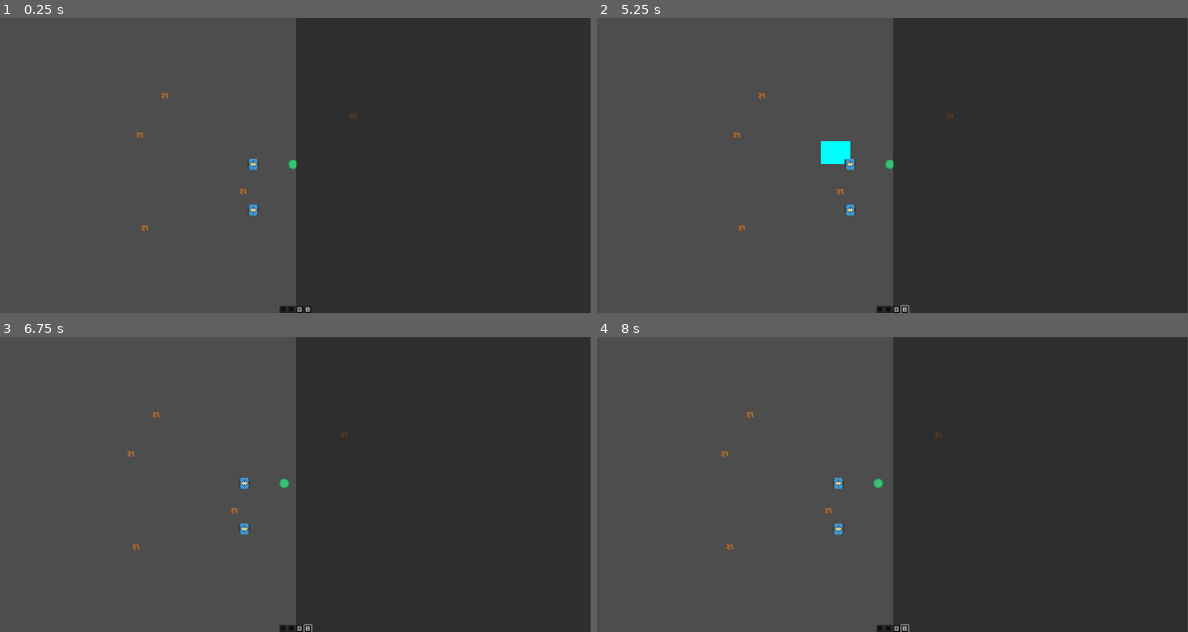
Above: before the commit, frames 1-4 (two rows, left to right).
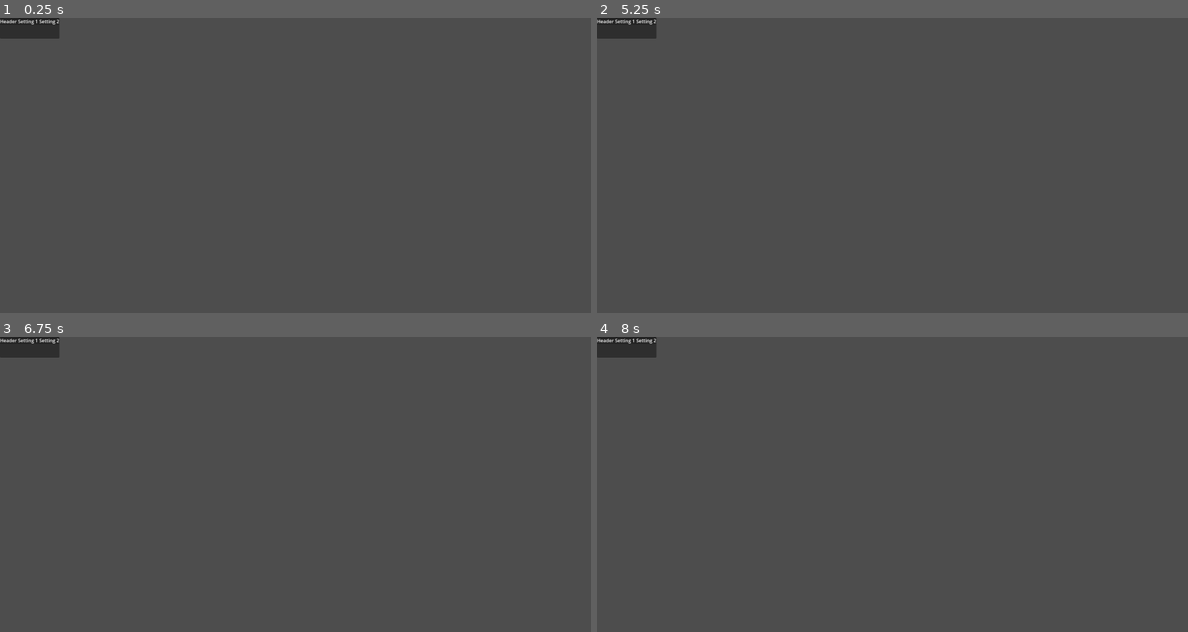
Above: after the commit, the same moments.

Repository: tefla/SpecialCirumstances
Game: Godot game, scene res://Playground/Test.tscn
Two runs of this game, one before a commit and one after it. Both use one fixed random seed, a clock stepped at 60 frames per second and the inputs below. Before the commit the project starts from res://Game.tscn.
Inputs (mouse positions are in pixels of both pictures, inside the frame that each line leads up to):
- Up to frame 1 (0.25 s): no input
- Up to frame 2 (5.25 s): click (880, 310) at 0.52 s; click (880, 310) at 1.27 s; click (898, 310) at 2.02 s; click (898, 310) at 2.77 s; click (886, 310) at 3.52 s; click (904, 310) at 4.27 s; tap Enter at 5 s; drag from (851, 165) to (762, 94) at 5.02 s
- Up to frame 3 (6.75 s): drag from (254, 528) to (165, 413) at 5.77 s; move the mouse to (354, 419) at 6.52 s; hold D (RightKey) from 6.53 s (still down); tap 2 (MouseModeSingle) at 6.6 s
- Up to frame 4 (8 s): release D (RightKey) at 7.25 s; tap Space at 7.25 s; drag from (862, 543) to (939, 434) at 7.27 s

The runs differ from the first frame. In frame 1, 51% of the frame differs, in the area x 0-100%, y 0-100%; in frame 2, 51%; in frame 3, 51%; in frame 4, 51%.

Commit message:
testing some new block arch

Diff:
--- /dev/null
+++ b/Playground/Block.gd
@@ -0,0 +1,20 @@
+@tool
+extends Control
+@export var block_definition: BlockDefinition
+
+@onready var headerRoot = %Header
+@onready var childrenRoot = %Children
+
+func _ready():
+	# Composition at runtime based on resource
+	if block_definition.header_scene:
+		var header = block_definition.header_scene.instantiate()
+		headerRoot.add_child(header)
+
+		if block_definition.settings_scene:
+			var settings = block_definition.settings_scene.instantiate()
+			settings.set_settings(block_definition.settings)
+			header.add_child(settings)
+	if block_definition.child_container_scene:
+		var child_container = block_definition.child_container_scene.instantiate()
+		childrenRoot.add_child(child_container)
--- /dev/null
+++ b/Playground/Block.tscn
@@ -0,0 +1,34 @@
+[gd_scene load_steps=8 format=3 uid="uid://cwo1opcqllk6m"]
+
+[ext_resource type="Script" path="res://Playground/Block.gd" id="1_opsdm"]
+[ext_resource type="PackedScene" uid="uid://beab1b5bu0ltq" path="res://Playground/Header.tscn" id="2_b6m4r"]
+[ext_resource type="PackedScene" uid="uid://yxcxh6tit827" path="res://Playground/ChildContainer.tscn" id="2_woddj"]
+[ext_resource type="Script" path="res://Playground/BlockDefinition.gd" id="3_0a26l"]
+[ext_resource type="PackedScene" uid="uid://bhl0ccudlktkv" path="res://Playground/Settings.tscn" id="5_4jtxd"]
+
+[sub_resource type="Resource" id="Resource_wneh4"]
+script = ExtResource("3_0a26l")
+name = "Some Block"
+header_scene = ExtResource("2_b6m4r")
+settings_scene = ExtResource("5_4jtxd")
+child_container_scene = ExtResource("2_woddj")
+is_leaf_task = true
+
+[sub_resource type="StyleBoxLine" id="StyleBoxLine_m66x2"]
+color = Color(2.16588e-06, 0.389355, 0.494022, 1)
+
+[node name="Block" type="PanelContainer"]
+script = ExtResource("1_opsdm")
+block_definition = SubResource("Resource_wneh4")
+
+[node name="VBoxContainer" type="VBoxContainer" parent="."]
+layout_mode = 2
+
+[node name="Header" type="PanelContainer" parent="VBoxContainer"]
+unique_name_in_owner = true
+layout_mode = 2
+
+[node name="Children" type="PanelContainer" parent="VBoxContainer"]
+unique_name_in_owner = true
+layout_mode = 2
+theme_override_styles/panel = SubResource("StyleBoxLine_m66x2")
--- /dev/null
+++ b/Playground/BlockDefinition.gd
@@ -0,0 +1,9 @@
+extends Resource
+class_name BlockDefinition
+@export var name: String
+@export var header_scene: PackedScene
+@export var settings_scene: PackedScene
+@export var child_container_scene: PackedScene
+@export var is_leaf_task: bool = true
+
+@export var settings: SettingsDefinition
--- /dev/null
+++ b/Playground/ChildContainer.tscn
@@ -0,0 +1,4 @@
+[gd_scene format=3 uid="uid://yxcxh6tit827"]
+
+[node name="ChildContainer" type="VBoxContainer"]
+custom_minimum_size = Vector2(73, 42)
--- /dev/null
+++ b/Playground/Header.tscn
@@ -0,0 +1,9 @@
+[gd_scene format=3 uid="uid://beab1b5bu0ltq"]
+
+[node name="Header" type="HBoxContainer"]
+offset_right = 40.0
+offset_bottom = 40.0
+
+[node name="Label" type="Label" parent="."]
+layout_mode = 2
+text = "Header"
--- /dev/null
+++ b/Playground/Settings.gd
@@ -0,0 +1,10 @@
+extends Control
+
+
+func set_settings(settings: SettingsDefinition):
+	get_children().all(queue_free)
+
+	for setting in settings.settings:
+		var l = Label.new()
+		l.text = setting
+		add_child(l)
--- /dev/null
+++ b/Playground/Settings.tscn
@@ -0,0 +1,6 @@
+[gd_scene load_steps=2 format=3 uid="uid://bhl0ccudlktkv"]
+
+[ext_resource type="Script" path="res://Playground/Settings.gd" id="1_vfyxn"]
+
+[node name="Settings" type="HBoxContainer"]
+script = ExtResource("1_vfyxn")
--- /dev/null
+++ b/Playground/SettingsDefinition.gd
@@ -0,0 +1,4 @@
+extends Resource
+class_name SettingsDefinition
+
+@export var settings: Array[String] = ["Setting 1", "Setting 2"]
--- /dev/null
+++ b/Playground/Test.tscn
@@ -0,0 +1,26 @@
+[gd_scene load_steps=9 format=3 uid="uid://c6cput5npcysd"]
+
+[ext_resource type="PackedScene" uid="uid://cwo1opcqllk6m" path="res://Playground/Block.tscn" id="1_avm87"]
+[ext_resource type="PackedScene" uid="uid://yxcxh6tit827" path="res://Playground/ChildContainer.tscn" id="2_e0o3u"]
+[ext_resource type="PackedScene" uid="uid://beab1b5bu0ltq" path="res://Playground/Header.tscn" id="3_ymxgh"]
+[ext_resource type="Script" path="res://Playground/BlockDefinition.gd" id="4_w41sl"]
+[ext_resource type="Script" path="res://Playground/SettingsDefinition.gd" id="5_aotm1"]
+[ext_resource type="PackedScene" uid="uid://bhl0ccudlktkv" path="res://Playground/Settings.tscn" id="5_vbybq"]
+
+[sub_resource type="Resource" id="Resource_c2wpx"]
+script = ExtResource("5_aotm1")
+settings = Array[String](["Setting 1", "Setting 2"])
+
+[sub_resource type="Resource" id="Resource_ra2nu"]
+script = ExtResource("4_w41sl")
+name = ""
+header_scene = ExtResource("3_ymxgh")
+settings_scene = ExtResource("5_vbybq")
+child_container_scene = ExtResource("2_e0o3u")
+is_leaf_task = true
+settings = SubResource("Resource_c2wpx")
+
+[node name="Test" type="Node2D"]
+
+[node name="Block" parent="." instance=ExtResource("1_avm87")]
+block_definition = SubResource("Resource_ra2nu")
--- a/project.godot
+++ b/project.godot
@@ -11,7 +11,7 @@
 [application]
 
 config/name="Special Circumstances"
-run/main_scene="res://Game.tscn"
+run/main_scene="res://Playground/Test.tscn"
 config/features=PackedStringArray("4.3", "Forward Plus")
 config/icon="res://Assets/icon.svg"
 
